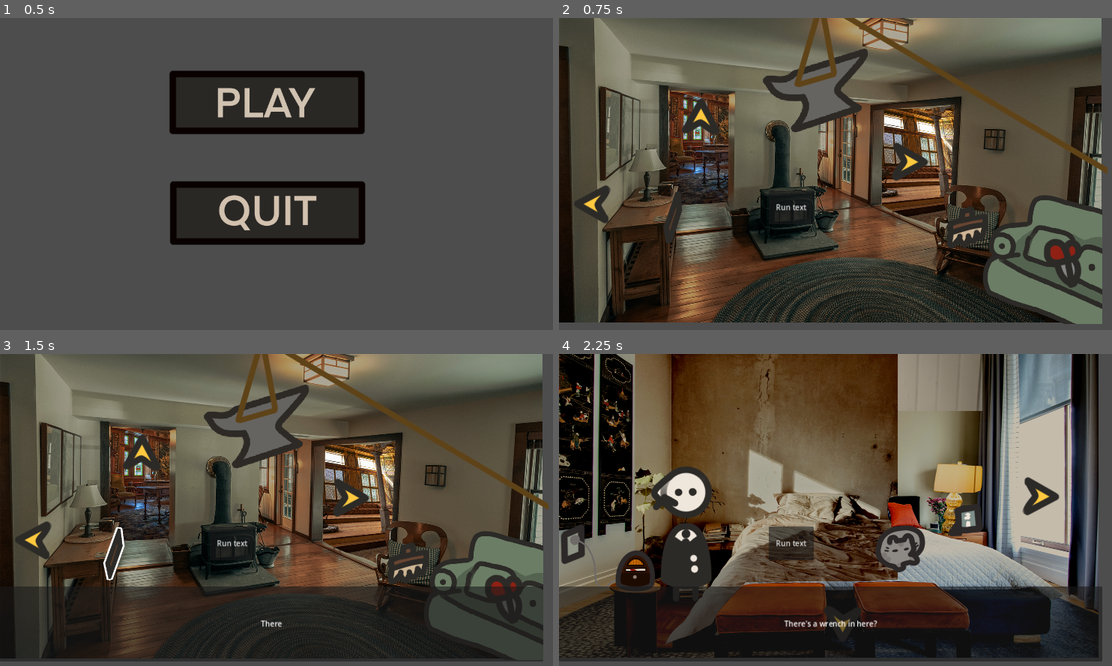
Above: before the commit, frames 1-4 (two rows, left to right).
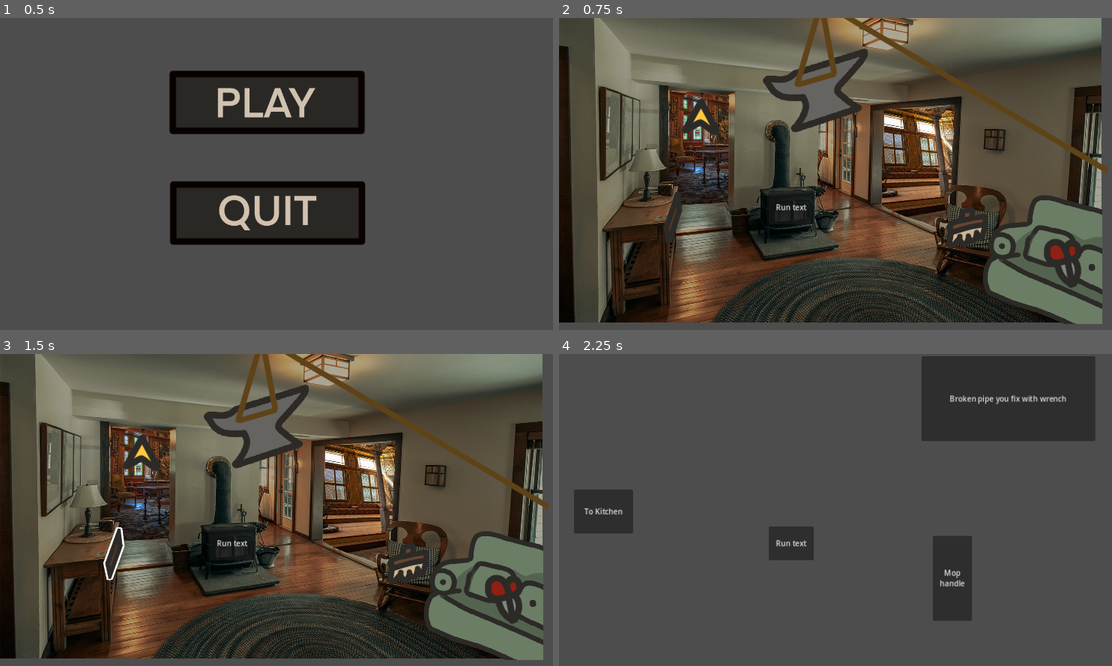
Above: after the commit, the same moments.

Repository: AstralSorcerer/Late-Start
Game: Godot game, scene res://Scenes/MainMenu.tscn
Same seed, same stepped clock (60 frames per second), same inputs: the game is played once before the commit and once after it.
Inputs (mouse positions are in pixels of both pictures, inside the frame that each line leads up to):
- Up to frame 1 (0.5 s): no input
- Up to frame 2 (0.75 s): click (824, 102) at 0.5 s
- Up to frame 3 (1.5 s): click (116, 553) at 1.25 s
- Up to frame 4 (2.25 s): click (702, 453) at 2.02 s

Frame 1 is identical in both runs. In frame 2, 0.8% of the frame differs, in the area x 2-67%, y 39-66%; in frame 3, 11%; in frame 4, 92%, in the area x 0-99%, y 0-99%.

Commit message:
Revert broken scenes

Diff:
--- a/LateStart/Scenes/Bathroom.tscn
+++ b/LateStart/Scenes/Bathroom.tscn
@@ -1,76 +1,32 @@
-[gd_scene load_steps=16 format=3 uid="uid://cr6gk5qf6le82"]
-
-[ext_resource type="Texture2D" uid="uid://bbjirsk36q6nc" path="res://Assets/Bathroom/BathroomBackground.png" id="1_0s6v6"]
-[ext_resource type="Texture2D" uid="uid://cy3er3lh0c7ir" path="res://Assets/UI/MoveArrow.png" id="2_bmgwa"]
-[ext_resource type="Texture2D" uid="uid://cnibvik1y41r8" path="res://Assets/UI/MoveArrowHover.png" id="3_3u0cf"]
-[ext_resource type="Script" path="res://Scripts/UI/movement_button.gd" id="4_apdvv"]
-[ext_resource type="PackedScene" uid="uid://b1js12d12q4f5" path="res://Scenes/LivingRoom.tscn" id="5_00vup"]
-[ext_resource type="Texture2D" uid="uid://dbndvfytnln1" path="res://Assets/Bathroom/LighterUnlit.png" id="6_bgrdp"]
-[ext_resource type="Texture2D" uid="uid://27hxlo4y1uls" path="res://Assets/Bathroom/LighterLit.png" id="7_6tp20"]
-[ext_resource type="Script" path="res://Scripts/UI/item_button.gd" id="8_iwvrq"]
-[ext_resource type="Texture2D" uid="uid://ihr4vq1xc5bd" path="res://Assets/Bathroom/PistolUnlit.png" id="9_v07qy"]
-[ext_resource type="Texture2D" uid="uid://sq1ur1wavl11" path="res://Assets/Bathroom/PistolLit.png" id="10_32igi"]
-[ext_resource type="Texture2D" uid="uid://dn3fq0a2dpqoj" path="res://Assets/Bathroom/ToiletBrokenUnlit.png" id="11_6hoth"]
-[ext_resource type="Texture2D" uid="uid://bj1e0t4iiv25" path="res://Assets/Bathroom/ToiletBrokenLit.png" id="12_avqdd"]
-[ext_resource type="Texture2D" uid="uid://s7wdi611er" path="res://Assets/Bathroom/ToiletFixed.png" id="13_ptcnb"]
-[ext_resource type="Texture2D" uid="uid://cbu6v46hesy33" path="res://Assets/Bathroom/WetFloorUnlit.png" id="14_ntrt2"]
-[ext_resource type="Texture2D" uid="uid://y36dgl6lv2es" path="res://Assets/Bathroom/WetFloorLit.png" id="15_8t415"]
+[gd_scene format=3 uid="uid://cr6gk5qf6le82"]
 
 [node name="Bathroom" type="Node2D"]
 
-[node name="BathroomBackground" type="Sprite2D" parent="."]
-z_index = -100
-position = Vector2(572, 324)
-scale = Vector2(0.6, 0.61)
-texture = ExtResource("1_0s6v6")
+[node name="Water" type="Button" parent="."]
+offset_left = 389.0
+offset_top = 454.0
+offset_right = 659.0
+offset_bottom = 596.0
+text = "Wet floor that the player mops up"
 
-[node name="MovementButton" type="TextureButton" parent="."]
-offset_left = 417.0
-offset_top = 303.0
-offset_right = 506.0
-offset_bottom = 401.0
-rotation = 1.57353
-texture_normal = ExtResource("2_bmgwa")
-texture_hover = ExtResource("3_3u0cf")
-script = ExtResource("4_apdvv")
-target = ExtResource("5_00vup")
+[node name="Toilet" type="Button" parent="."]
+offset_left = 99.0
+offset_top = 354.0
+offset_right = 267.0
+offset_bottom = 528.0
+text = "Toilet that player
+fixes with wrench"
 
-[node name="Lighter" type="TextureButton" parent="."]
-offset_left = 600.0
-offset_top = 63.0
-offset_right = 705.0
-offset_bottom = 162.0
-scale = Vector2(0.607348, 0.586611)
-texture_normal = ExtResource("6_bgrdp")
-texture_hover = ExtResource("7_6tp20")
-script = ExtResource("8_iwvrq")
+[node name="Lighter" type="Button" parent="."]
+offset_left = 294.0
+offset_top = 195.0
+offset_right = 390.0
+offset_bottom = 241.0
+text = "Lighter"
 
-[node name="Pistol" type="TextureButton" parent="."]
-z_index = 1
-offset_left = 1042.0
-offset_top = 510.0
-offset_right = 1230.0
-offset_bottom = 735.0
-scale = Vector2(0.555461, 0.522768)
-texture_normal = ExtResource("9_v07qy")
-texture_hover = ExtResource("10_32igi")
-script = ExtResource("8_iwvrq")
-
-[node name="Toilet" type="TextureButton" parent="."]
-offset_left = 857.0
-offset_top = 253.0
-offset_right = 1322.0
-offset_bottom = 901.0
-scale = Vector2(0.629762, 0.56649)
-texture_normal = ExtResource("11_6hoth")
-texture_hover = ExtResource("12_avqdd")
-texture_disabled = ExtResource("13_ptcnb")
-
-[node name="WetFloor" type="TextureButton" parent="."]
-offset_left = 346.0
-offset_top = 547.0
-offset_right = 855.0
-offset_bottom = 689.0
-scale = Vector2(0.895775, 0.702311)
-texture_normal = ExtResource("14_ntrt2")
-texture_hover = ExtResource("15_8t415")
+[node name="ToLivingRoom" type="Button" parent="."]
+offset_left = 981.0
+offset_top = 273.0
+offset_right = 1099.0
+offset_bottom = 371.0
+text = "To living room"
--- a/LateStart/Scenes/DiningRoom.tscn
+++ b/LateStart/Scenes/DiningRoom.tscn
@@ -1,69 +1,27 @@
-[gd_scene load_steps=13 format=3 uid="uid://dxupw2liu3sv"]
-
-[ext_resource type="Texture2D" uid="uid://ysxlegansk6h" path="res://Assets/DiningRoom/DiningChair.png" id="1_nnt8d"]
-[ext_resource type="Texture2D" uid="uid://b4mgjvplivw2p" path="res://Assets/DiningRoom/DiningTable.png" id="2_fwchl"]
-[ext_resource type="Texture2D" uid="uid://byl67px7bmd5q" path="res://Assets/DiningRoom/DiningRoomBackground.png" id="3_fppjq"]
-[ext_resource type="Texture2D" uid="uid://dtr6r57o4414t" path="res://Assets/DiningRoom/MopHandleUnlit.png" id="4_4e1i7"]
-[ext_resource type="Texture2D" uid="uid://ccxgdw5q15rwu" path="res://Assets/DiningRoom/MopHandleLit.png" id="5_2j4yb"]
-[ext_resource type="Script" path="res://Scripts/UI/item_button.gd" id="6_fl30i"]
-[ext_resource type="Texture2D" uid="uid://bsdicg1fvxypg" path="res://Assets/DiningRoom/GasPipeUnlit.png" id="7_6ibhf"]
-[ext_resource type="Texture2D" uid="uid://ca83vdou8x556" path="res://Assets/DiningRoom/GasPipeLit.png" id="8_hvpen"]
-[ext_resource type="Texture2D" uid="uid://cy3er3lh0c7ir" path="res://Assets/UI/MoveArrow.png" id="9_v814t"]
-[ext_resource type="Texture2D" uid="uid://cnibvik1y41r8" path="res://Assets/UI/MoveArrowHover.png" id="10_bj74y"]
-[ext_resource type="Script" path="res://Scripts/UI/movement_button.gd" id="11_bxom5"]
-[ext_resource type="PackedScene" uid="uid://dax2a87cxrspf" path="res://Scenes/Kitchen.tscn" id="12_1udjs"]
+[gd_scene format=3 uid="uid://dxupw2liu3sv"]
 
 [node name="DiningRoom" type="Control"]
 layout_mode = 3
 anchors_preset = 0
 
-[node name="DiningChair" type="Sprite2D" parent="."]
-position = Vector2(788, 450)
-texture = ExtResource("1_nnt8d")
+[node name="ToKitchen" type="Button" parent="."]
+offset_left = 32.0
+offset_top = 289.0
+offset_right = 158.0
+offset_bottom = 383.0
+text = "To Kitchen"
 
-[node name="DiningChair2" type="Sprite2D" parent="."]
-position = Vector2(509, 436)
-scale = Vector2(-1, 1)
-texture = ExtResource("1_nnt8d")
+[node name="Pipe" type="Button" parent="."]
+offset_left = 774.0
+offset_top = 5.0
+offset_right = 1145.0
+offset_bottom = 186.0
+text = "Broken pipe you fix with wrench"
 
-[node name="DiningTable" type="Sprite2D" parent="."]
-position = Vector2(662, 500)
-texture = ExtResource("2_fwchl")
-
-[node name="DiningRoomBackground" type="Sprite2D" parent="."]
-z_index = -100
-position = Vector2(574, 326)
-scale = Vector2(0.99, 0.84)
-texture = ExtResource("3_fppjq")
-
-[node name="MopHandle" type="TextureButton" parent="."]
-layout_mode = 0
-offset_left = 47.0
-offset_top = 200.0
-offset_right = 222.0
-offset_bottom = 693.0
-scale = Vector2(0.887714, 0.895946)
-texture_normal = ExtResource("4_4e1i7")
-texture_hover = ExtResource("5_2j4yb")
-script = ExtResource("6_fl30i")
-
-[node name="Pipe" type="TextureButton" parent="."]
-layout_mode = 0
-offset_left = 1017.0
-offset_top = 512.0
-offset_right = 1120.0
-offset_bottom = 606.0
-texture_normal = ExtResource("7_6ibhf")
-texture_hover = ExtResource("8_hvpen")
-
-[node name="ToKitchenButton" type="TextureButton" parent="."]
-layout_mode = 0
-offset_left = 583.0
-offset_top = 633.0
-offset_right = 672.0
-offset_bottom = 731.0
-rotation = -1.57668
-texture_normal = ExtResource("9_v814t")
-texture_hover = ExtResource("10_bj74y")
-script = ExtResource("11_bxom5")
-target = ExtResource("12_1udjs")
+[node name="MopHandle" type="Button" parent="."]
+offset_left = 798.0
+offset_top = 388.0
+offset_right = 882.0
+offset_bottom = 569.0
+text = "Mop
+handle"
--- a/LateStart/Scenes/Kitchen.tscn
+++ b/LateStart/Scenes/Kitchen.tscn
@@ -16,11 +16,6 @@
 [ext_resource type="Texture2D" uid="uid://chx2kenbpef2g" path="res://Assets/Kitchen/FridgeLit.png" id="14_x5f6w"]
 [ext_resource type="Texture2D" uid="uid://dgc6n5lkt00dq" path="res://Assets/Kitchen/KnifeUnlit.png" id="15_2aqit"]
 [ext_resource type="Texture2D" uid="uid://bok3wkk4okp55" path="res://Assets/Kitchen/KnifeLit.png" id="16_cmtp6"]
-[ext_resource type="Texture2D" uid="uid://cy3er3lh0c7ir" path="res://Assets/UI/MoveArrow.png" id="17_mmyfm"]
-[ext_resource type="Texture2D" uid="uid://cnibvik1y41r8" path="res://Assets/UI/MoveArrowHover.png" id="18_bma46"]
-[ext_resource type="Script" path="res://Scripts/UI/movement_button.gd" id="19_8oryo"]
-[ext_resource type="PackedScene" uid="uid://b1js12d12q4f5" path="res://Scenes/LivingRoom.tscn" id="20_4vm47"]
-[ext_resource type="PackedScene" uid="uid://dxupw2liu3sv" path="res://Scenes/DiningRoom.tscn" id="21_us8nq"]
 
 [node name="Kitchen" type="Node2D"]
 
@@ -95,24 +90,3 @@
 scale = Vector2(0.903885, 0.546654)
 texture_normal = ExtResource("15_2aqit")
 texture_hover = ExtResource("16_cmtp6")
-
-[node name="ToLivingRoomButton" type="TextureButton" parent="."]
-offset_left = 11.0
-offset_top = 502.0
-offset_right = 100.0
-offset_bottom = 600.0
-texture_normal = ExtResource("17_mmyfm")
-texture_hover = ExtResource("18_bma46")
-script = ExtResource("19_8oryo")
-target = ExtResource("20_4vm47")
-
-[node name="ToDiningRoomButton" type="TextureButton" parent="."]
-offset_left = 1132.0
-offset_top = 606.0
-offset_right = 1221.0
-offset_bottom = 704.0
-rotation = 3.13901
-texture_normal = ExtResource("17_mmyfm")
-texture_hover = ExtResource("18_bma46")
-script = ExtResource("19_8oryo")
-target = ExtResource("21_us8nq")
--- a/LateStart/Scenes/LivingRoom.tscn
+++ b/LateStart/Scenes/LivingRoom.tscn
@@ -15,11 +15,8 @@
 [ext_resource type="Texture2D" uid="uid://d3t1t307xk3af" path="res://Assets/LivingRoom/BroomHeadLit.png" id="11_80wtj"]
 [ext_resource type="Texture2D" uid="uid://cj2r24bcbo3ik" path="res://Assets/LivingRoom/RopeUnlit.png" id="12_v1edo"]
 [ext_resource type="Texture2D" uid="uid://cflgyg7ltxt2s" path="res://Assets/LivingRoom/RopeLit.png" id="13_0o2g7"]
-[ext_resource type="Script" path="res://Scripts/Buttons.gd" id="14_li2f6"]
 [ext_resource type="PackedScene" uid="uid://1jlbtpksiknb" path="res://Scenes/movement_button.tscn" id="16_nnakw"]
-[ext_resource type="PackedScene" uid="uid://bcwsjbc68c5pr" path="res://Scenes/Bedroom.tscn" id="18_4703h"]
-[ext_resource type="PackedScene" uid="uid://cr6gk5qf6le82" path="res://Scenes/Bathroom.tscn" id="19_vlv3w"]
-[ext_resource type="PackedScene" uid="uid://dax2a87cxrspf" path="res://Scenes/Kitchen.tscn" id="20_qbc7j"]
+[ext_resource type="PackedScene" uid="uid://dxupw2liu3sv" path="res://Scenes/DiningRoom.tscn" id="17_lp0gd"]
 
 [node name="LivingRoom" type="Control"]
 layout_mode = 3
@@ -89,7 +86,6 @@
 scale = Vector2(0.88, 0.600002)
 texture_normal = ExtResource("8_aollx")
 texture_hover = ExtResource("9_1noxi")
-script = ExtResource("14_li2f6")
 
 [node name="BroomHead" type="TextureButton" parent="."]
 layout_mode = 0
@@ -103,32 +99,13 @@
 script = ExtResource("10_ja3bv")
 id = &"broom head"
 
-[node name="ToBedroomButton" parent="." instance=ExtResource("16_nnakw")]
+[node name="MovementButton" parent="." instance=ExtResource("16_nnakw")]
 layout_mode = 1
 offset_left = 352.0
 offset_top = 168.0
 offset_right = 441.0
 offset_bottom = 266.0
 rotation = 1.57079
-target = ExtResource("18_4703h")
-
-[node name="ToBathroomButton" parent="." instance=ExtResource("16_nnakw")]
-layout_mode = 1
-offset_left = 28.0
-offset_top = 348.0
-offset_right = 117.0
-offset_bottom = 446.0
-rotation = 0.00542462
-target = ExtResource("19_vlv3w")
-
-[node name="ToKitchenButton" parent="." instance=ExtResource("16_nnakw")]
-layout_mode = 1
-offset_left = 792.0
-offset_top = 356.0
-offset_right = 881.0
-offset_bottom = 454.0
-rotation = 3.14177
-target = ExtResource("20_qbc7j")
+target = ExtResource("17_lp0gd")
 
 [connection signal="pressed" from="Rope" to="Anvil" method="_on_rope_cut"]
-[connection signal="pressed" from="Drawer" to="Drawer" method="TopDrawer"]
Not shown: 1 places in LateStart/Scenes/Kitchen.tscn that only renumber resources
Not shown: 1 places in LateStart/Scenes/LivingRoom.tscn that only renumber resources
